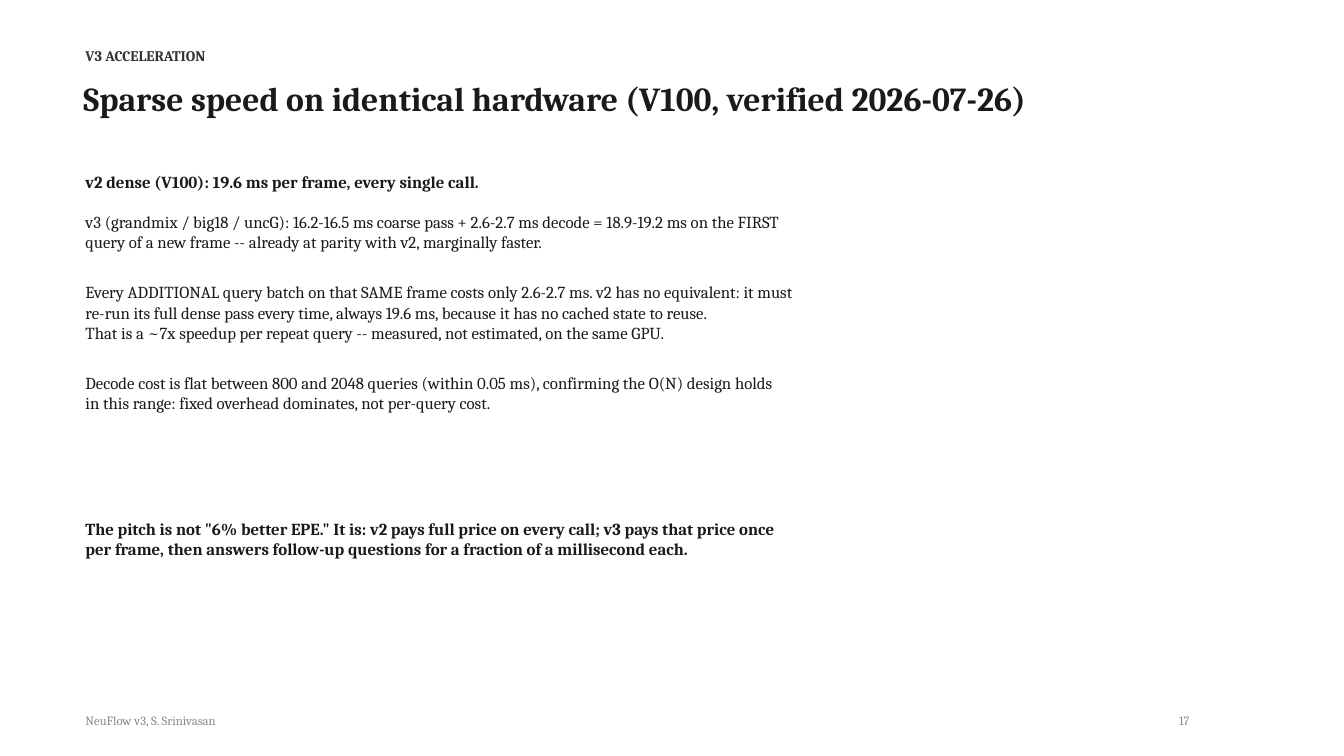
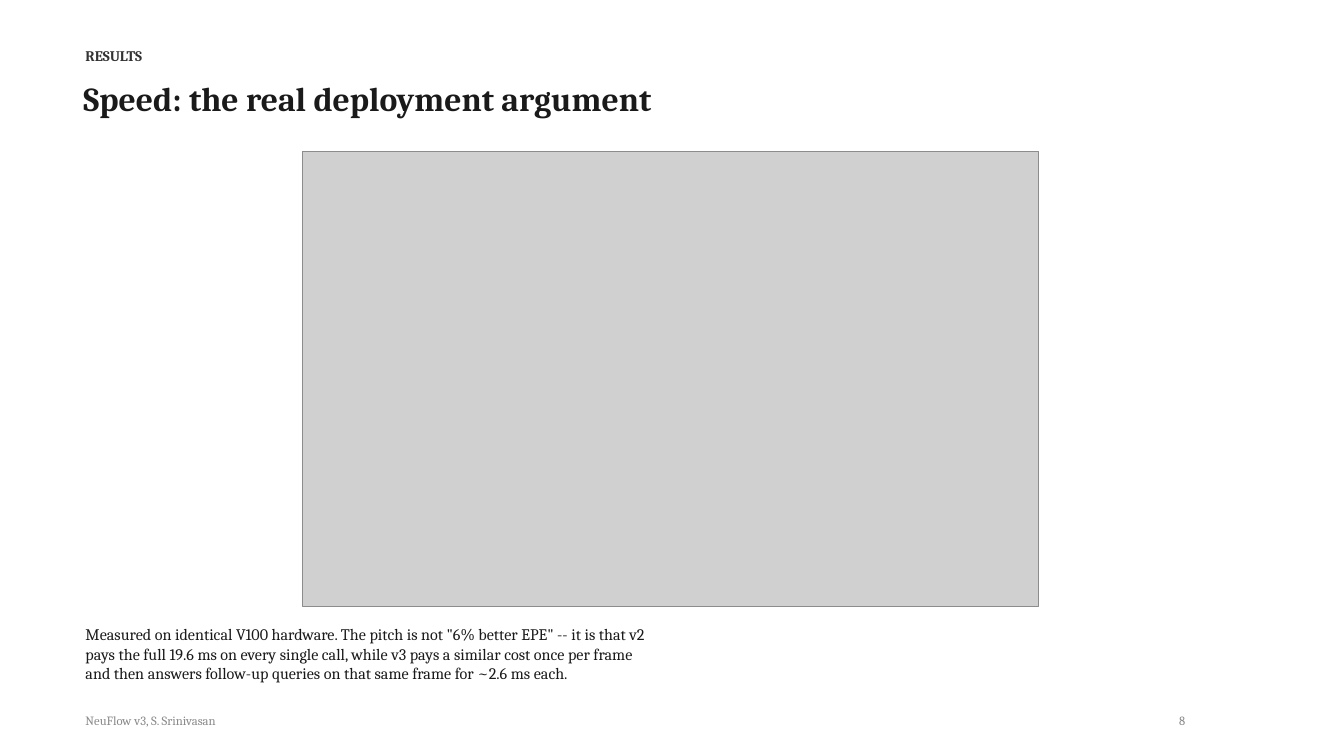
Before and after one commit to shrirag10/Neuflowv3, a slide deck: slide 8 of docs/NeuFlow_v3_status.pptx (slide 17 before the commit). Drawn at 1344x756 pixels with LibreOffice and Linux fonts; fonts in the diff are those of the drawing; grey boxes stand for pictures. Boxes give left, top, right and bottom in pixels: in the first picture for what was removed or moved away, otherwise in the second. Text is boxed around its words. In the diff, an @@ line names an element or a change of style, - is before the commit and + after.

Commit message:
Complete deck revamp: 17-slide linear rebuild with five new comparison plots, full explanations, honest limitations slide, every number verified against the log

```diff
--- a/docs/NeuFlow_v3_status.pptx
+++ b/docs/NeuFlow_v3_status.pptx
@@ text at [85, 51, 142, 61]: text changed @@
-V3 ACCELERATION
+RESULTS
@@ text at [83, 87, 651, 119]: text changed @@
-Sparse speed on identical hardware (V100, verified 2026-07-26)
+Speed: the real deployment argument
@@ text removed at [85, 176, 479, 192] @@
-v2 dense (V100): 19.6 ms per frame, every single call.
@@ picture added at [302, 151, 1038, 607] @@
@@ text removed at [85, 216, 792, 413] @@
-v3 (grandmix / big18 / uncG): 16.2-16.5 ms coarse pass + 2.6-2.7 ms decode = 18.9-19.2 ms on the FIRST
-query of a new frame -- already at parity with v2, marginally faster.
-Every ADDITIONAL query batch on that SAME frame costs only 2.6-2.7 ms. v2 has no equivalent: it must
-re-run its full dense pass every time, always 19.6 ms, because it has no cached state to reuse.
-That is a ~7x speedup per repeat query -- measured, not estimated, on the same GPU.
-Decode cost is flat between 800 and 2048 queries (within 0.05 ms), confirming the O(N) design holds
-in this range: fixed overhead dominates, not per-query cost.
@@ text at [85, 629, 644, 683]: text changed; size 12 to 11.5 pt; bold off @@
-The pitch is not "6% better EPE." It is: v2 pays full price on every call; v3 pays that price once
-per frame, then answers follow-up questions for a fraction of a millisecond each.
+Measured on identical V100 hardware. The pitch is not "6% better EPE" -- it is that v2
+pays the full 19.6 ms on every single call, while v3 pays a similar cost once per frame
+and then answers follow-up queries on that same frame for ~2.6 ms each.
@@ text at [1179, 716, 1185, 725]: text changed @@
-17
+8
```
Also in this commit, not shown: 9 other slides changed, 7 slides added, 14 slides removed, 3 other files.
